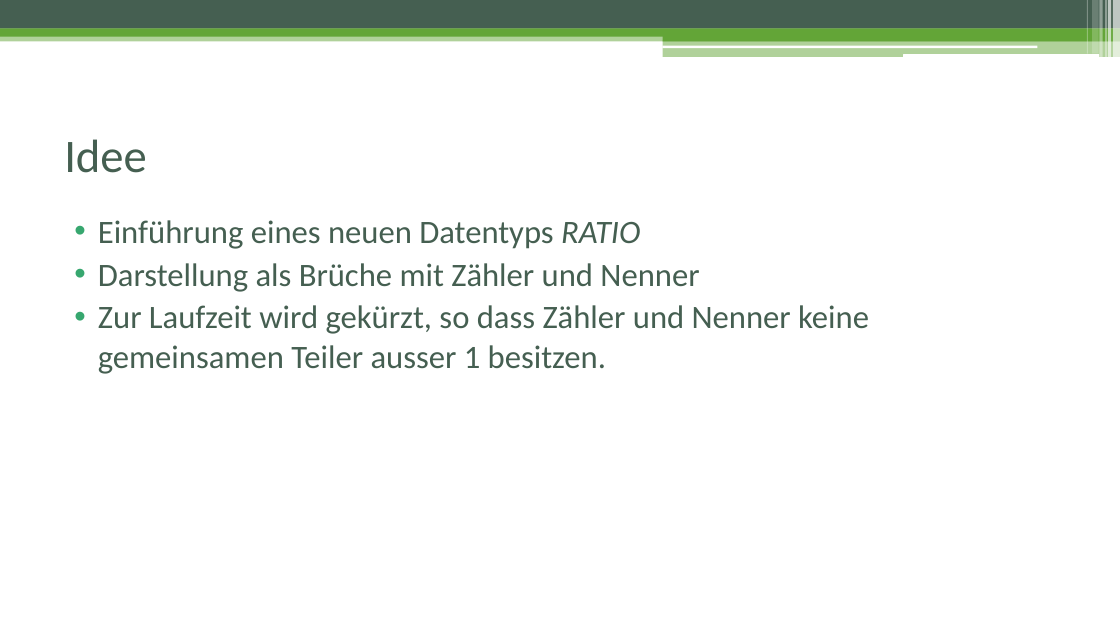
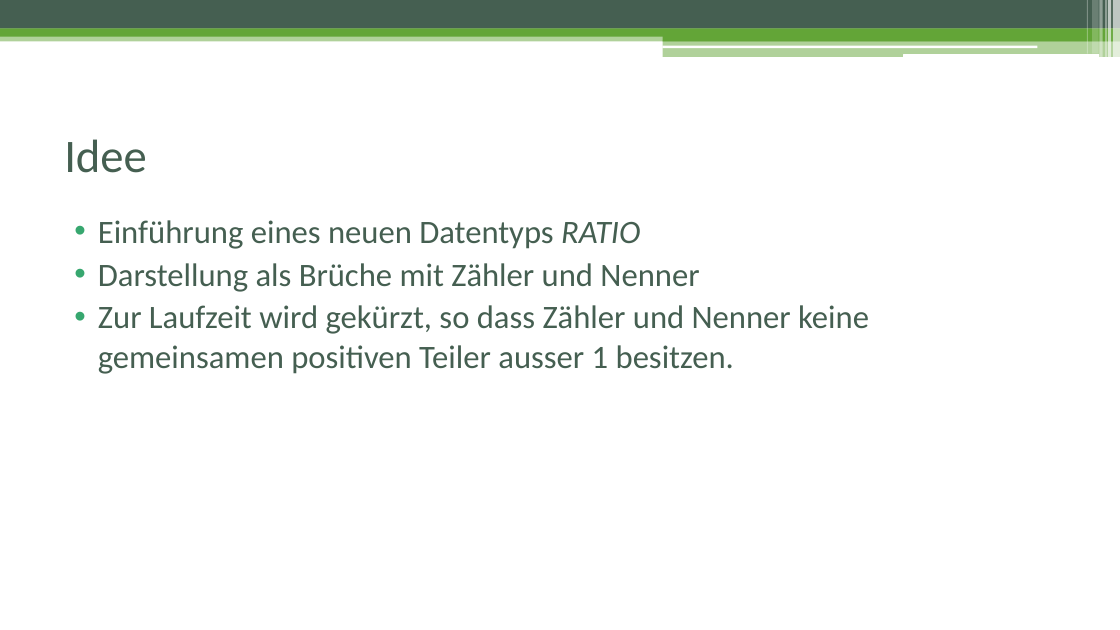
Before and after one commit to cguedel/fhnw-cpib, a slide deck: slide 2 of docs/Präsentation_Schlussbericht.pptx. Drawn at 1120x630 pixels with LibreOffice and Linux fonts; fonts in the diff are those of the drawing. Boxes give left, top, right and bottom in pixels: in the first picture for what was removed or moved away, otherwise in the second. Text is boxed around its words. In the diff, an @@ line names an element or a change of style, - is before the commit and + after.

```diff
--- a/docs/Präsentation_Schlussbericht.pptx
+++ b/docs/Präsentation_Schlussbericht.pptx
@@ text at (x1=98, y1=305, x2=869, y2=374): text changed @@
-• Zur Laufzeit wird gekürzt, so dass Zähler und Nenner keine gemeinsamen Teiler ausser 1 besitzen.
+• Zur Laufzeit wird gekürzt, so dass Zähler und Nenner keine gemeinsamen positiven Teiler ausser 1 besitzen.
```
Also in this commit, not shown: 3 slides added, 2 other files.
